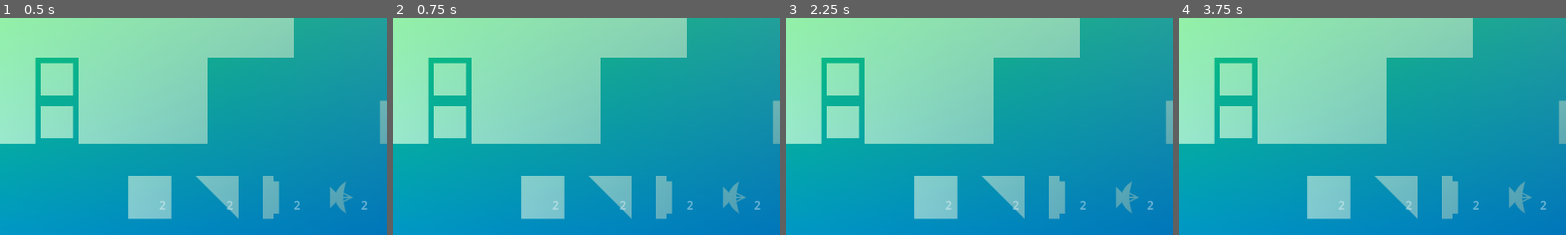
Above: before the commit, frames 1-4 (left to right).
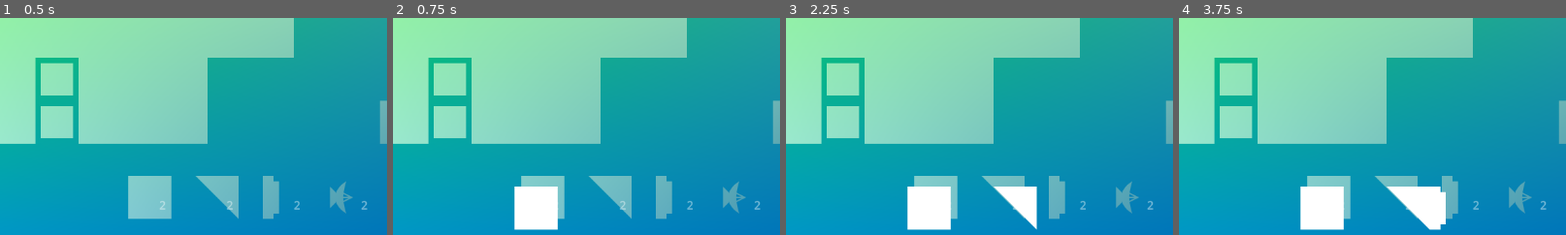
Above: after the commit, the same moments.

Repository: Username4D/signal_quest
Game: Godot game, scene res://scenes/gameplay_view.tscn
The game is run twice, just before and just after one commit, with the same random seed, the same clock (stepped at 60 frames per second) and the same inputs. The project has no main scene, so this scene is started directly. The engine's default icon, where the game draws it, is replaced by a stand-in: a white triangle on a blue panel in a dark square.
Inputs (mouse positions are % of the whole screen's width and height, from its top left):
- Up to frame 1 (0.5 s): no input
- Up to frame 2 (0.75 s): click "2" at 0.5 s
- Up to frame 3 (2.25 s): click (36, 94) at 1.27 s; click "2" at 2 s
- Up to frame 4 (3.75 s): click (36, 94) at 2.77 s; click "2" at 3.5 s
The pictures show only the part of the screen within x 18-68%, y 50-100%; the shares and areas given below are measured in that part.

Frame 1 is identical in both runs. In frame 2, 2.3% of the frame differs, in the area x 31-43%, y 77-98%; in frame 3, 3.4%; in frame 4, 4.2%, in the area x 31-69%, y 77-98%.

Commit message:
added dragable objects created using inventory bar

Diff:
--- a/scenes/inventory_item.tscn
+++ b/scenes/inventory_item.tscn
@@ -42,6 +42,7 @@
 theme_override_styles/hover = SubResource("StyleBoxEmpty_uvb6e")
 theme_override_styles/disabled = SubResource("StyleBoxEmpty_bkx7q")
 theme_override_styles/focus = SubResource("StyleBoxEmpty_wkqsn")
+action_mode = 0
 icon = SubResource("AtlasTexture_32thy")
 icon_alignment = 1
 script = ExtResource("2_letey")
@@ -56,3 +57,5 @@
 label_settings = SubResource("LabelSettings_nc11c")
 horizontal_alignment = 2
 vertical_alignment = 2
+
+[connection signal="pressed" from="." to="." method="_on_pressed"]
--- /dev/null
+++ b/scenes/placed_object.tscn
@@ -0,0 +1,26 @@
+[gd_scene load_steps=4 format=3 uid="uid://dedjy6q6n1kj8"]
+
+[ext_resource type="Script" uid="uid://diomg4o0quhah" path="res://scripts/placed_object.gd" id="1_mv6k7"]
+[ext_resource type="Texture2D" uid="uid://ke00ty7ry5df" path="res://assets/tileset_textures.svg" id="2_vysjg"]
+
+[sub_resource type="AtlasTexture" id="AtlasTexture_niyxc"]
+resource_local_to_scene = true
+atlas = ExtResource("2_vysjg")
+region = Rect2(0, 0, 64, 64)
+
+[node name="placed_object" type="Button"]
+self_modulate = Color(1, 1, 1, 0)
+z_index = 9
+offset_left = -32.0
+offset_top = -32.0
+offset_right = 32.0
+offset_bottom = 32.0
+action_mode = 0
+script = ExtResource("1_mv6k7")
+
+[node name="sprite" type="Sprite2D" parent="."]
+position = Vector2(32, 32)
+texture = SubResource("AtlasTexture_niyxc")
+
+[connection signal="button_down" from="." to="." method="_on_button_down"]
+[connection signal="button_up" from="." to="." method="_on_button_up"]
--- a/scripts/inventory_item.gd
+++ b/scripts/inventory_item.gd
@@ -2,9 +2,20 @@
 
 @export var amount = 2
 var atlas_position = {"wall": Vector2(0,0), "wall_angled": Vector2(64,0), "signal_emitter": Vector2(128, 0), "moveable_ …(212 unchanged characters)…
+var placed_object_scene = preload("res://scenes/placed_object.tscn")
 
 func _ready() -> void:
 	self.icon.region = Rect2(atlas_position[self.name], Vector2(64,64))
 
 func _process(delta: float) -> void:
 	$amount.text = var_to_str(amount)
+
+
+
+func _on_pressed() -> void:
+	var placed_object =placed_object_scene.instantiate()
+	placed_object.position = self.global_position
+	placed_object.Item = self.name
+	self.get_parent().get_parent().get_node("user_gp_objects").add_child(placed_object)
+	placed_object.state_pressed = true
+	placed_object.pressed.emit()
--- /dev/null
+++ b/scripts/placed_object.gd
@@ -0,0 +1,26 @@
+extends Button
+
+var atlas_position = {"wall": Vector2(0,0), "wall_angled": Vector2(64,0), "signal_emitter": Vector2(128, 0), "moveable_body": Vector2(192, 0), "rotator": Vector2(0, 64), "button": Vector2(64,64), "moveable_body_angled": Vector2(192, 64), "finish": Vector2(0, 128), "gated_button": Vector2(64, 128), "toggle_wall": Vector2(128,128)}
+@export var Item = "wall"
+var ideal_position = Vector2.ZERO
+@export var state_pressed = true
+func _process(delta: float) -> void:
+	if self.state_pressed:
+		$sprite.scale = Vector2(0.7, 0.7)
+		ideal_position = psnapped(get_global_mouse_position() - Vector2(32,32))
+		if not Input.is_mouse_button_pressed(MOUSE_BUTTON_LEFT):
+			state_pressed = false
+	else:
+		$sprite.scale = Vector2.ONE
+	self.position = self.position.move_toward(ideal_position, 1024* delta)
+func _ready() -> void:
+	$sprite.texture.region = Rect2(atlas_position[Item], Vector2(64,64))
+	ideal_position = self.position
+func psnapped(position: Vector2):
+	return round(position / 64) * 64
+
+func _on_button_up() -> void:
+	state_pressed = false
+
+func _on_button_down() -> void:
+	state_pressed = true
Not shown, added: scripts/placed_object.gd.uid
